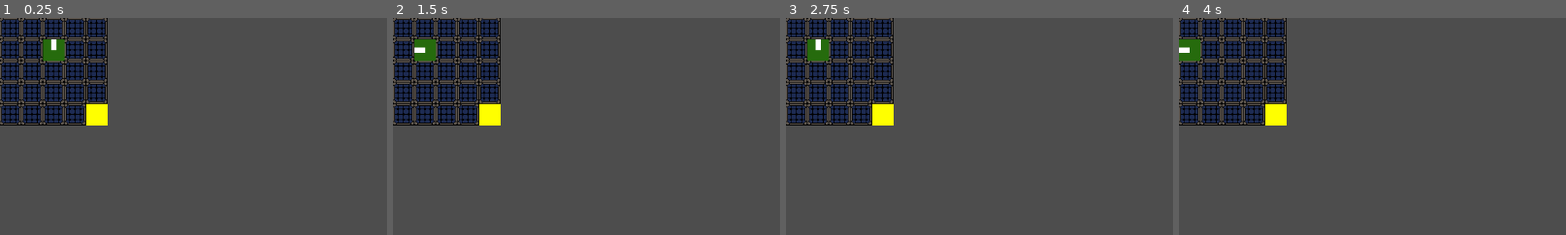
Above: before the commit, frames 1-4 (left to right).
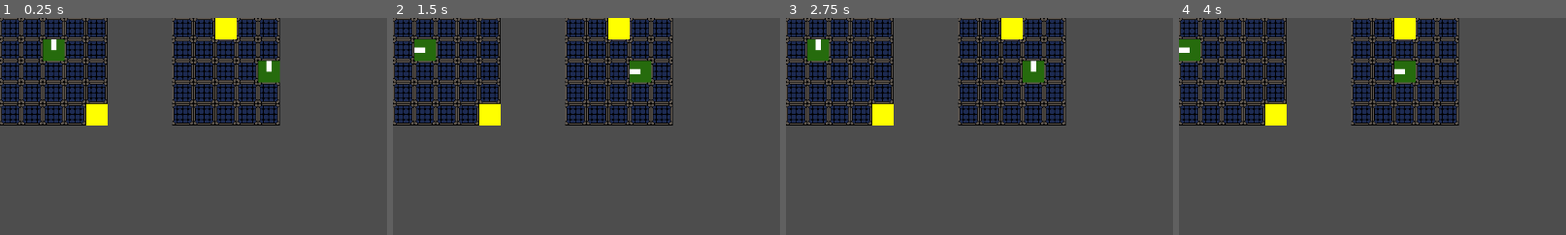
Above: after the commit, the same moments.

Repository: nathanleiby/game4-trijam-oct-29
Game: Godot game, scene res://game.tscn
Same seed, same stepped clock (60 frames per second), same inputs: the game is played once before the commit and once after it. Before the commit the project has no main scene; this scene is started directly in both runs.
Inputs:
- Up to frame 1 (0.25 s): no input
- Up to frame 2 (1.5 s): click "Left" at 0.5 s; click "Forward" at 1.25 s
- Up to frame 3 (2.75 s): click "Right" at 2 s
- Up to frame 4 (4 s): click "Left" at 2.75 s; click "Forward" at 3.5 s
The pictures show only the part of the screen within x 0-50%, y 0-50%; the shares and areas given below are measured in that part.

The runs differ from the first frame. In frame 1, 12% of the frame differs, in the area x 44-73%, y 0-50%; in frame 2, 12%; in frame 3, 12%; in frame 4, 12%.

Commit message:
multiple puzzles
trijam roughly 1h45m

did a break for great british baking show :D

Diff:
--- a/Game.gd
+++ b/Game.gd
@@ -1,6 +1,6 @@
 extends Node2D
 
-@onready var _puzzle: Puzzle = $Puzzle as Puzzle
+@onready var _puzzles: Array[Puzzle] = [$Puzzles/Puzzle, $Puzzles/Puzzle2]
 @onready var _movesLabel: Label = $Control/VBoxContainer/MovesLabel as Label
 @onready var _relicsLabel: Label = $Control/VBoxContainer/RelicsLabel as Label
 
@@ -8,9 +8,10 @@
 var relicsCollected := 0
 
 func _handleRelicCollected():
-	if _puzzle.is_relic_collected():
-		relicsCollected += 1
-		_puzzle.reset()
+	for _puzzle in _puzzles:
+		if _puzzle.is_relic_collected():
+			relicsCollected += 1
+			_puzzle.reset()
 
 func _updateView():
 	_movesLabel.text = "Moves: %d" % totalMoves
@@ -20,19 +21,22 @@
 	_updateView()
 
 func _on_left_pressed():
-	_puzzle._on_left_pressed()
+	for _puzzle in _puzzles:
+		_puzzle._on_left_pressed()
 	totalMoves += 1
 	_handleRelicCollected()
 	_updateView()
 
 func _on_forward_pressed():
-	_puzzle._on_forward_pressed()
+	for _puzzle in _puzzles:
+		_puzzle._on_forward_pressed()
 	totalMoves += 1
 	_handleRelicCollected()
 	_updateView()
 
 func _on_right_pressed():
-	_puzzle._on_right_pressed()
+	for _puzzle in _puzzles:
+		_puzzle._on_right_pressed()
 	totalMoves += 1
 	_handleRelicCollected()
 	_updateView()
--- a/game.tscn
+++ b/game.tscn
@@ -6,7 +6,12 @@
 [node name="Game" type="Node2D"]
 script = ExtResource("1_fxbok")
 
-[node name="Puzzle" parent="." instance=ExtResource("2_owhmh")]
+[node name="Puzzles" type="Node2D" parent="."]
+
+[node name="Puzzle" parent="Puzzles" instance=ExtResource("2_owhmh")]
+
+[node name="Puzzle2" parent="Puzzles" instance=ExtResource("2_owhmh")]
+position = Vector2(256, 2.08165e-12)
 
 [node name="Control" type="Control" parent="."]
 layout_mode = 3
--- a/project.godot
+++ b/project.godot
@@ -11,6 +11,7 @@
 [application]
 
 config/name="Game 4-trijam-oct-29"
+run/main_scene="res://game.tscn"
 config/features=PackedStringArray("4.1", "GL Compatibility")
 config/icon="res://icon.svg"
 
--- a/puzzle.gd
+++ b/puzzle.gd
@@ -5,19 +5,20 @@
 @onready var _playerArrow := $Player/Arrow
 @onready var _relic := $Relic
 
-var playerPos := Vector2(0,0)
+var playerPos := Vector2(2,2)
 var playerRotation := Vector2.UP
-var relicPos := Vector2(1,1)
+var relicPos := Vector2(2,2)
 
 const TILE_SIZE = 32
+const MAX = 4
 
 func _generatePositions():
 	# random new player pos
-	const MAX = 4
 	var newPlayerPos = playerPos
 	while newPlayerPos.is_equal_approx(playerPos):
 		newPlayerPos = Vector2(randi_range(0,MAX),randi_range(0,MAX))
 
+	# random new relic pos, also that != playerPos
 	var newRelicPos = relicPos
 	while newRelicPos.is_equal_approx(playerPos) or newRelicPos.is_equal_approx(relicPos):
 		newRelicPos = Vector2(randi_range(0,MAX),randi_range(0,MAX))
@@ -47,6 +48,10 @@
 
 func _on_forward_pressed():
 	playerPos = playerPos + playerRotation
+	# walls
+	playerPos.x = clamp(playerPos.x, 0, MAX)
+	playerPos.y = clamp(playerPos.y, 0, MAX)
+
 	_updateView()
 
 func _on_right_pressed():
